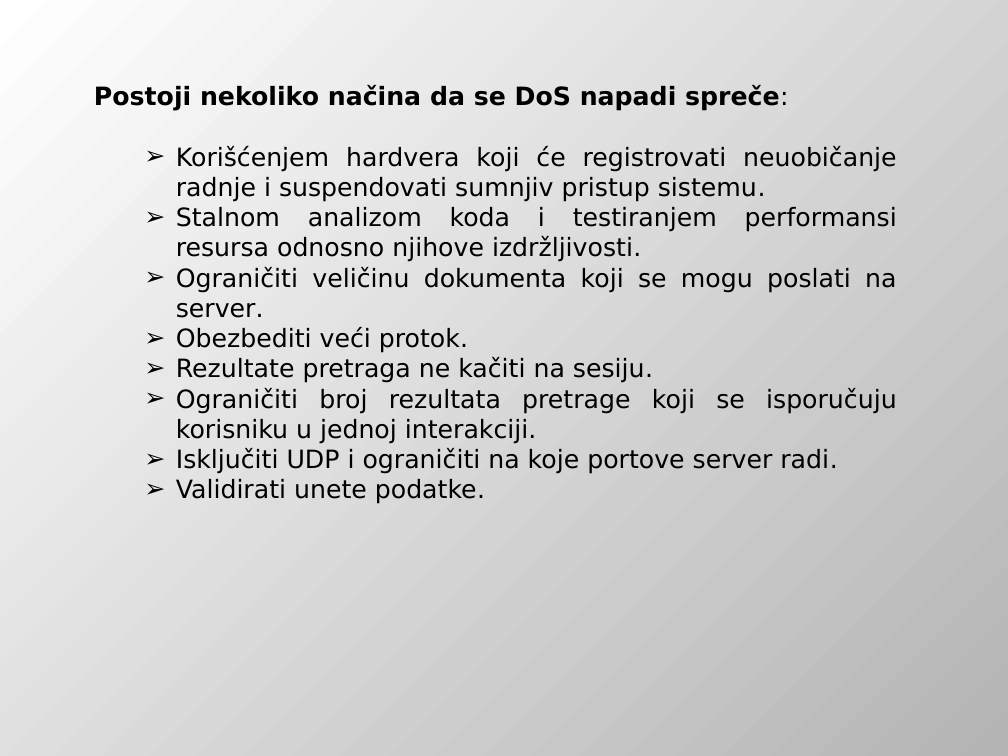
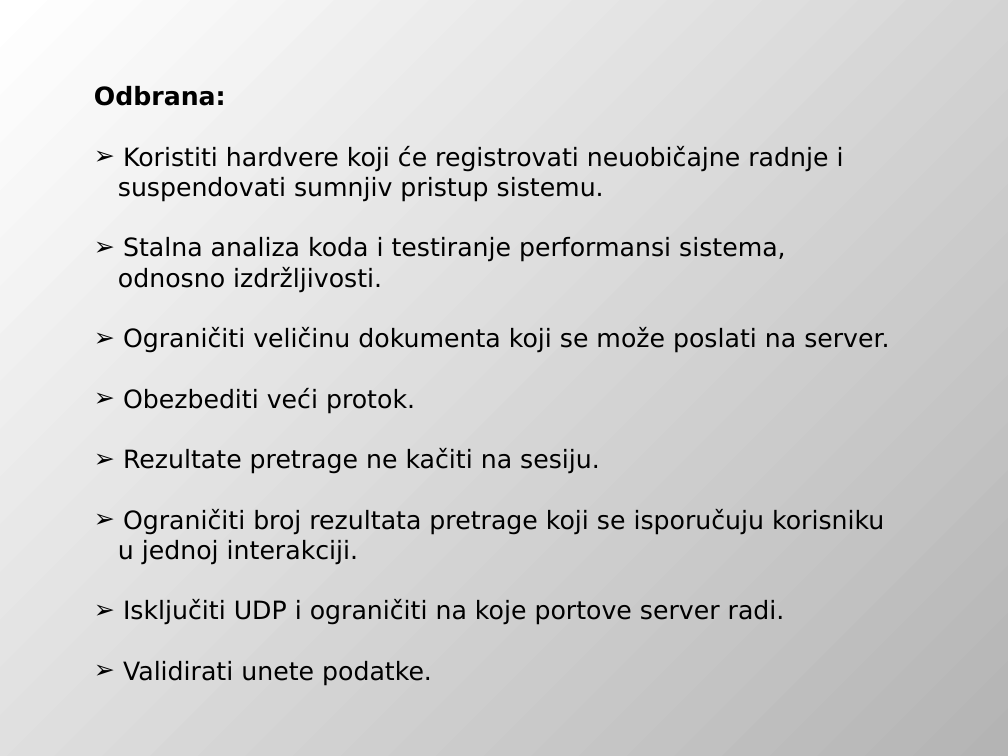
Before and after one commit to DejanUrosevic/XML-Projekat, a slide deck: slide 51 of Model Pretnji.pptx (slide 52 before the commit). Drawn at 1008x756 pixels with LibreOffice and Linux fonts; fonts in the diff are those of the drawing. Boxes give left, top, right and bottom in pixels: in the first picture for what was removed or moved away, otherwise in the second. Text is boxed around its words. In the diff, an @@ line names an element or a change of style, - is before the commit and + after.

Commit message:
Ubacen DoS napad u prezentaciju...

```diff
--- a/Model Pretnji.pptx
+++ b/Model Pretnji.pptx
@@ text at (94, 86, 889, 353): text changed @@
-Postoji nekoliko načina da se DoS napadi spreče:
-  ➢ Korišćenjem hardvera koji će registrovati neuobičanje radnje i suspendovati sumnjiv pristup sistemu.
-  ➢ Stalnom analizom koda i testiranjem performansi resursa odnosno njihove izdržljivosti.
-  ➢ Ograničiti veličinu dokumenta koji se mogu poslati na server.
+Odbrana:
+➢ Koristiti hardvere koji će registrovati neuobičajne radnje i
+suspendovati sumnjiv pristup sistemu.
+➢ Stalna analiza koda i testiranje performansi sistema,
+odnosno izdržljivosti.
+➢ Ograničiti veličinu dokumenta koji se može poslati na server.
@@ text at (123, 388, 785, 686): alignment justified to left; list level 2 to 1 in "Obezbediti veći protok."; list level 2 to 1 in "Isključiti UDP i ograničiti na ..."; list level 2 to 1 in "Validirati unete podatke." @@
@@ text at (118, 448, 884, 565): text changed @@
-  ➢ Rezultate pretraga ne kačiti na sesiju.
-  ➢ Ograničiti broj rezultata pretrage koji se isporučuju korisniku u jednoj interakciji.
+➢ Rezultate pretrage ne kačiti na sesiju.
+➢ Ograničiti broj rezultata pretrage koji se isporučuju korisniku
+u jednoj interakciji.
```
Also in this commit, not shown: 1 other slide changed, 2 slides added, 3 slides removed.
